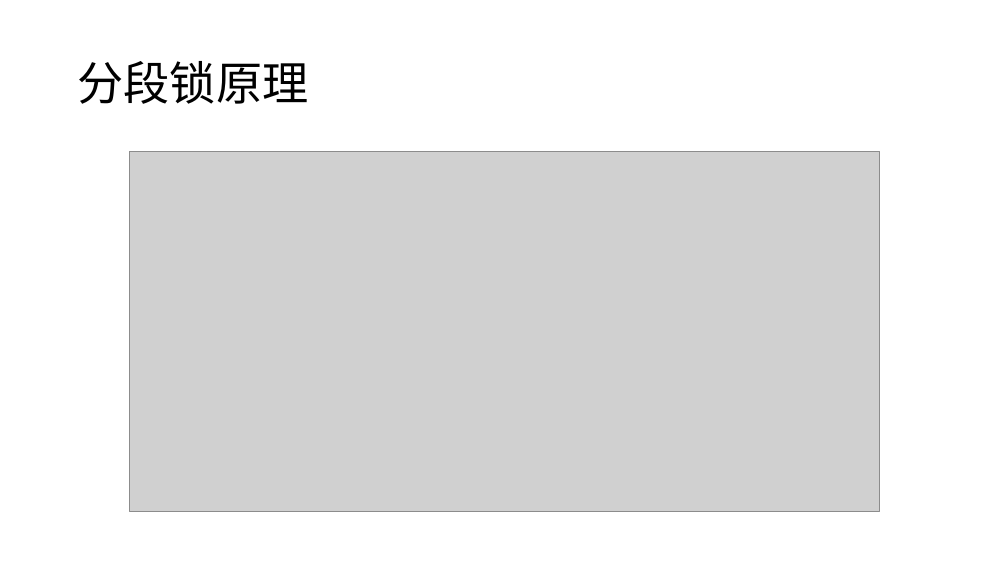
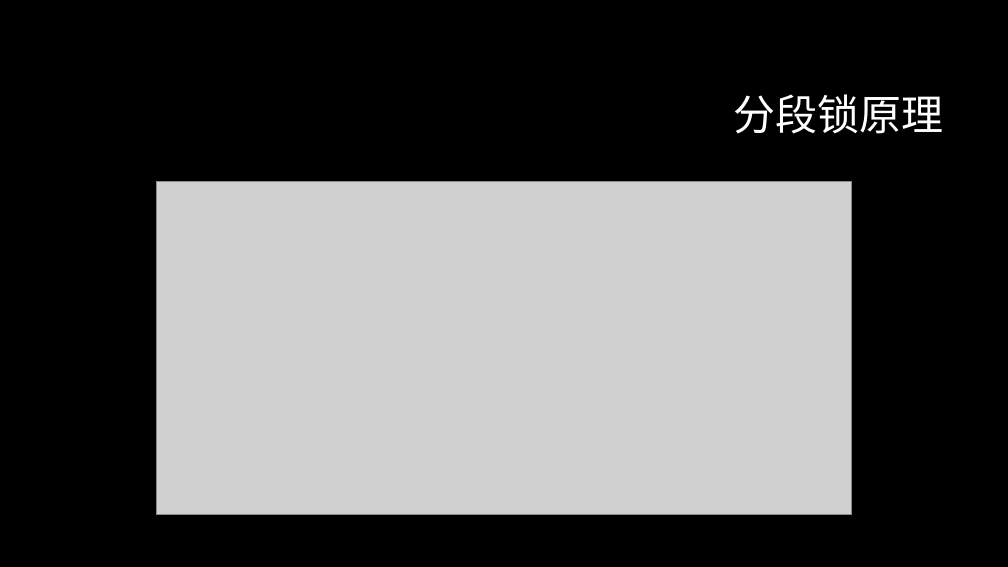
Before and after one commit to GerogeLeon/multithread_demo, a slide deck: slide 29 of JAVA并发编程.pptx. Drawn at 1008x567 pixels with LibreOffice and Linux fonts; fonts in the diff are those of the drawing; grey boxes stand for pictures; background and template pictures are left out. Boxes give left, top, right and bottom in pixels: in the first picture for what was removed or moved away, otherwise in the second. Text is boxed around its words. In the diff, an @@ line names an element or a change of style, - is before the commit and + after.

```diff
--- a/JAVA并发编程.pptx
+++ b/JAVA并发编程.pptx
@@ background #FFFFFF to #000000 @@
@@ title "分段锁原理" moved from (x1=77, y1=61, x2=308, y2=104) to (x1=734, y1=94, x2=944, y2=134) @@
@@ title "分段锁原理" at (x1=734, y1=94, x2=944, y2=134): size 44 to 40 pt, font Calibri to TeX Gyre Adventor, text colour #000000 to #FFFFFF; alignment left to right @@
@@ picture resized from (x1=129, y1=151, x2=880, y2=511) to (x1=157, y1=181, x2=851, y2=514) @@
```
Also in this commit, not shown: 34 other slides changed, 1 slide added.
